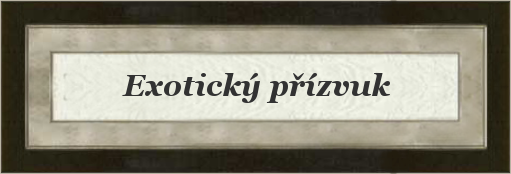
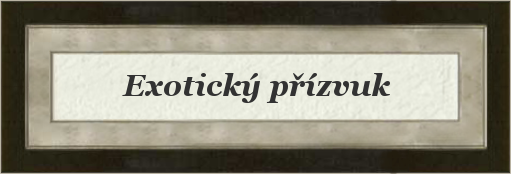
Before/after of a 511 × 174 layered artwork. What changed in the layer stack:
painted on "Card" over [30, 33, 488, 141]
